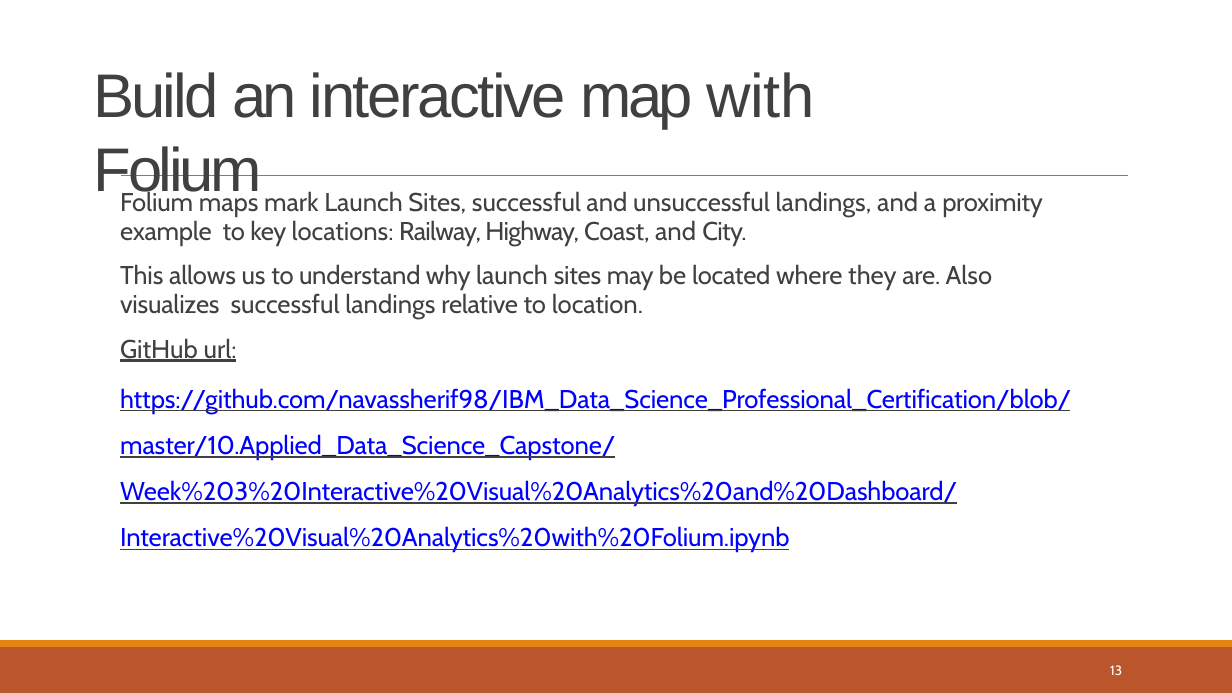
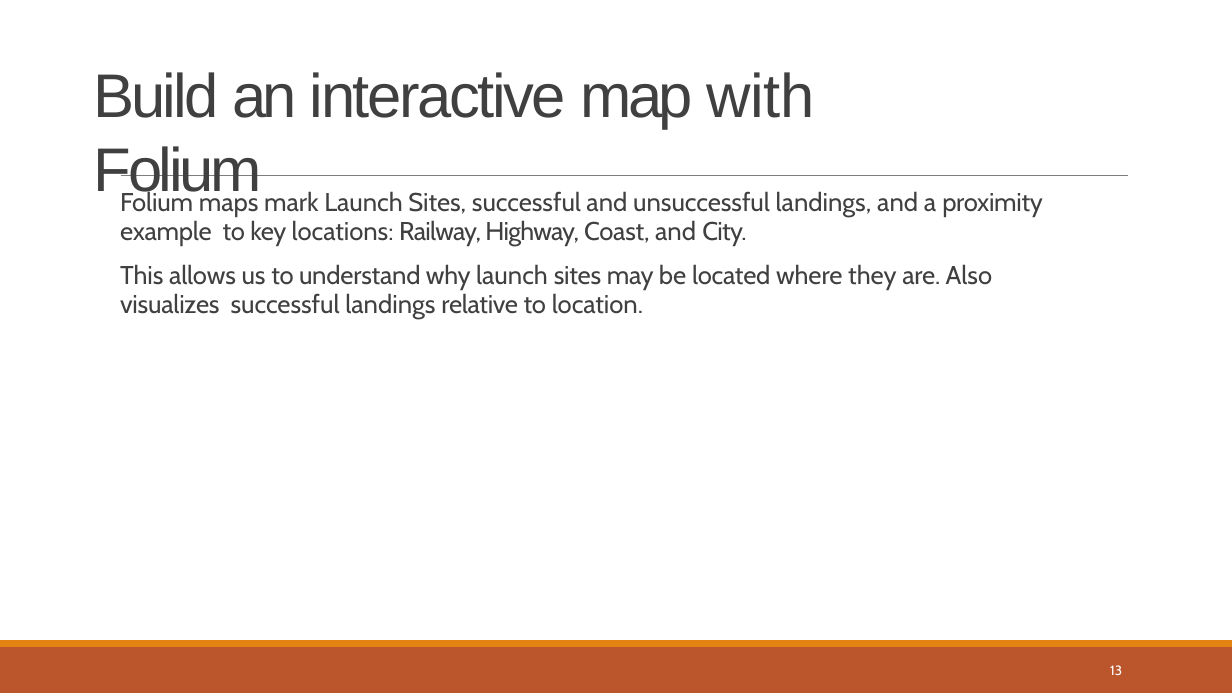
Before and after one commit to shimdol22/IBM_Data_Science_Capstone, a slide deck: slide 13 of Data Science Journey.pptx. Drawn at 1232x693 pixels with LibreOffice and Linux fonts; fonts in the diff are those of the drawing. Boxes give left, top, right and bottom in pixels: in the first picture for what was removed or moved away, otherwise in the second. Text is boxed around its words. In the diff, an @@ line names an element or a change of style, - is before the commit and + after.

```diff
--- a/Data Science Journey.pptx
+++ b/Data Science Journey.pptx
@@ text at [120, 338, 1071, 552]: paragraphs removed @@
-GitHub url:
-https://github.com/navassherif98/IBM_Data_Science_Professional_Certification/blob/master/10.Applied_Data_Science_Capstone/Week%203%20Interactive%20Visual%20Analytics%20and%20Dashboard/Interactive%20Visual%20Analytics%20with%20Folium.ipynb
```
Also in this commit, not shown: 7 other slides changed, 1 other file.
